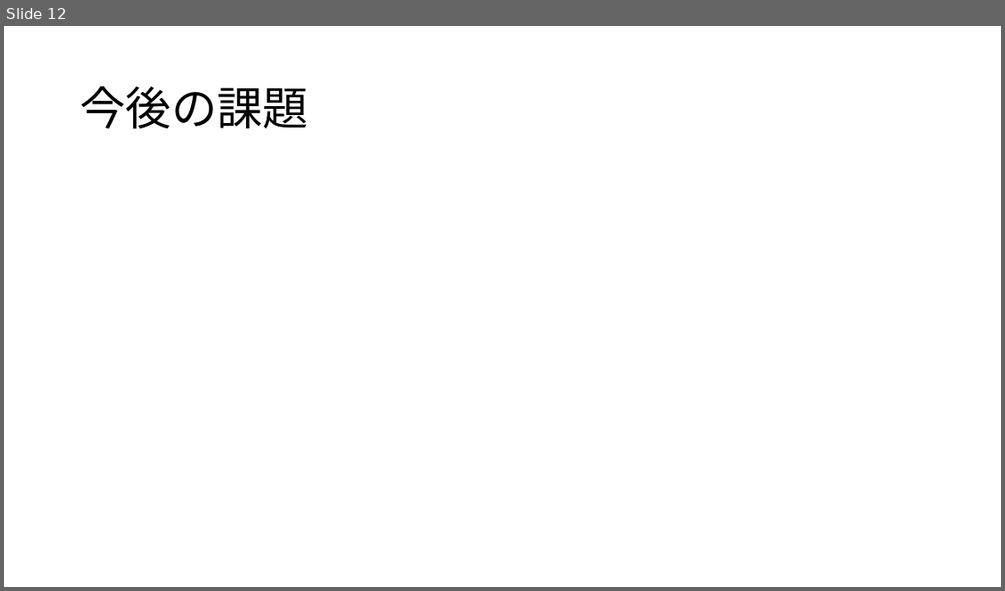
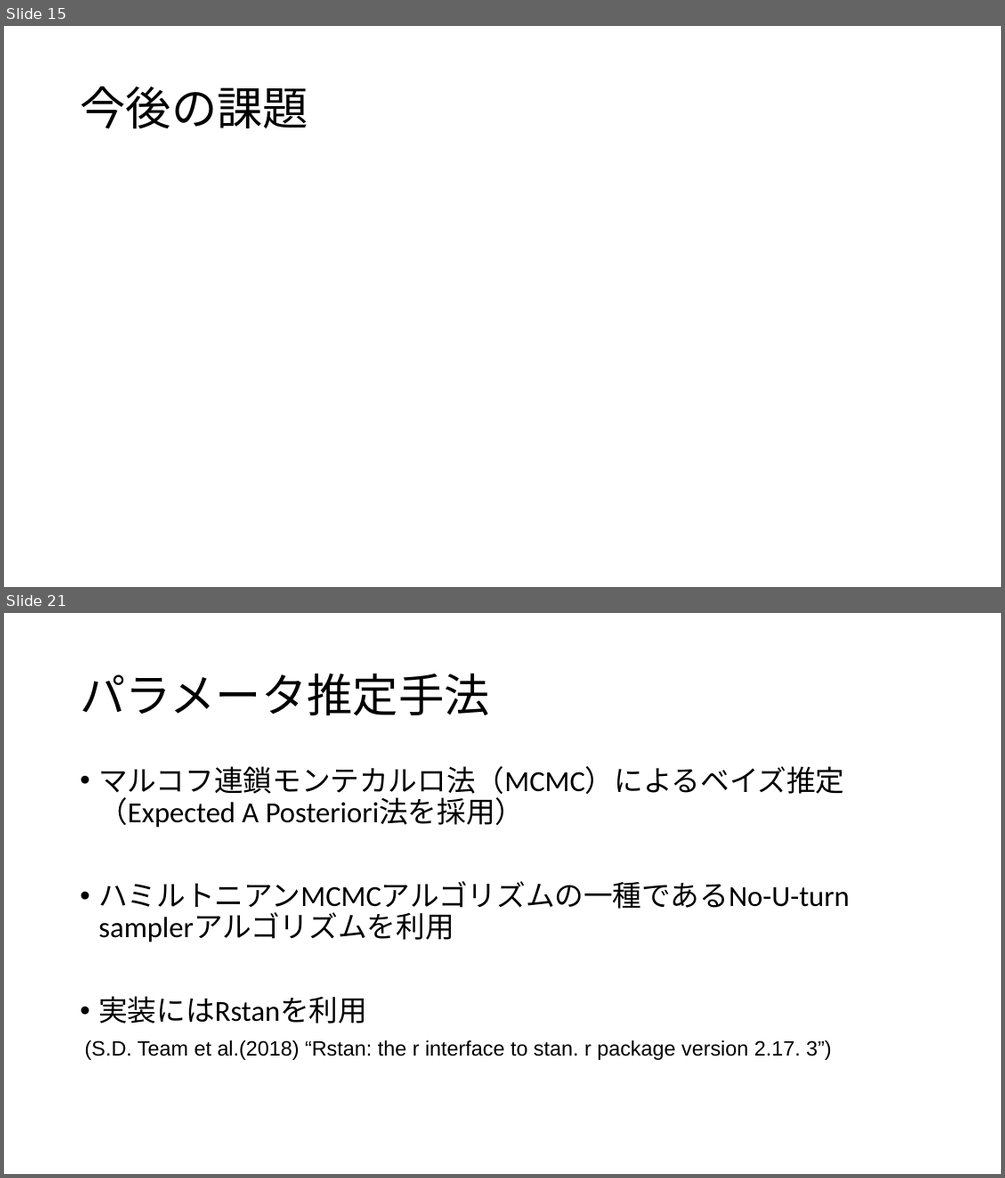
Before and after one commit to Mayu925/lab, a slide deck: chukan/発表スライド.pptx. Shown one above the other, each under a label of ours: slide 12 before the commit, slides 15 and 21 after it; the slides between them are not shown. The pictures are 1005x591 and 1005x1178 pixels, drawn with LibreOffice and Linux fonts; fonts in the diff are those of the drawing; grey boxes stand for pictures. Boxes give left, top, right and bottom in pixels: in the first picture for what was removed or moved away, otherwise in the second. Text is boxed around its words. In the diff, an @@ line names an element or a change of style, - is before the commit and + after.

```diff
--- a/chukan/発表スライド.pptx
+++ b/chukan/発表スライド.pptx
@@ slide 21 added at (4,613,1001,1174), background #FFFFFF @@
@@ title added at (80,674,489,715), 44 pt, text #000000 @@
+パラメータ推定手法
@@ text added at (85,766,849,1060), 28 pt, text #000000 @@
+• マルコフ連鎖モンテカルロ法（MCMC）によるベイズ推定（Expected A Posteriori法を採⽤）
+• ハミルトニアンMCMCアルゴリズムの⼀種であるNo-U-turn samplerアルゴリズムを利⽤
+• 実装にはRstanを利⽤
+(S.D. Team et al.(2018) “Rstan: the r interface to stan. r package version 2.17. 3”)
@@ what was slide 12 is now slide 15 @@
```
Also in this commit, not shown: 7 other slides changed, 15 other slides added, 4 slides removed, 2 other files.
